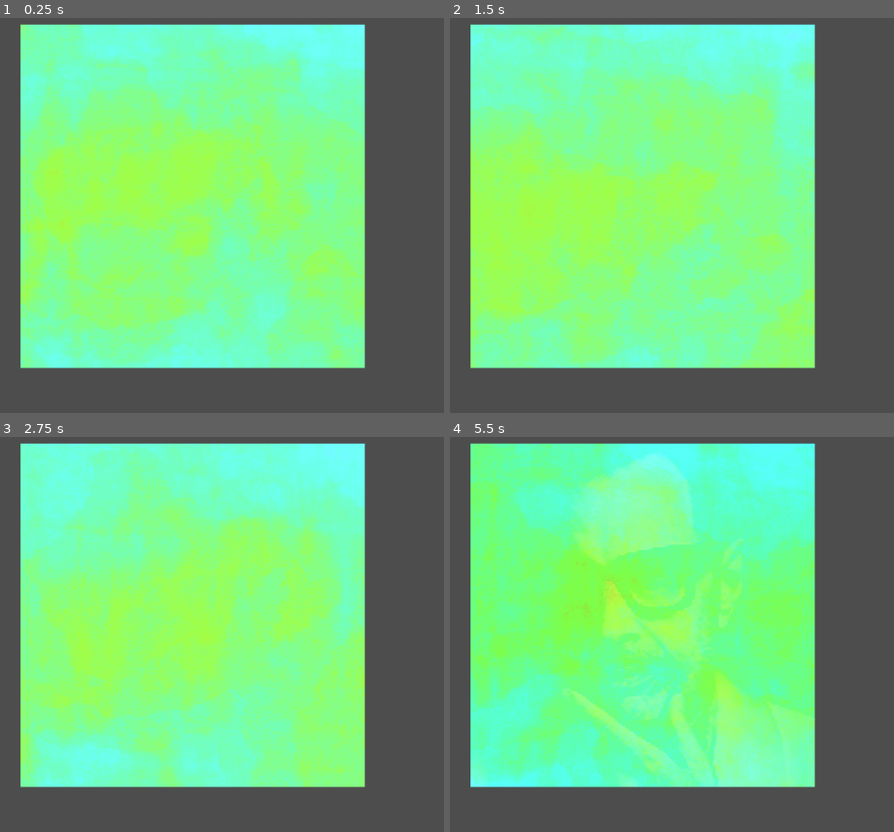
Above: before the commit, frames 1-4 (two rows, left to right).
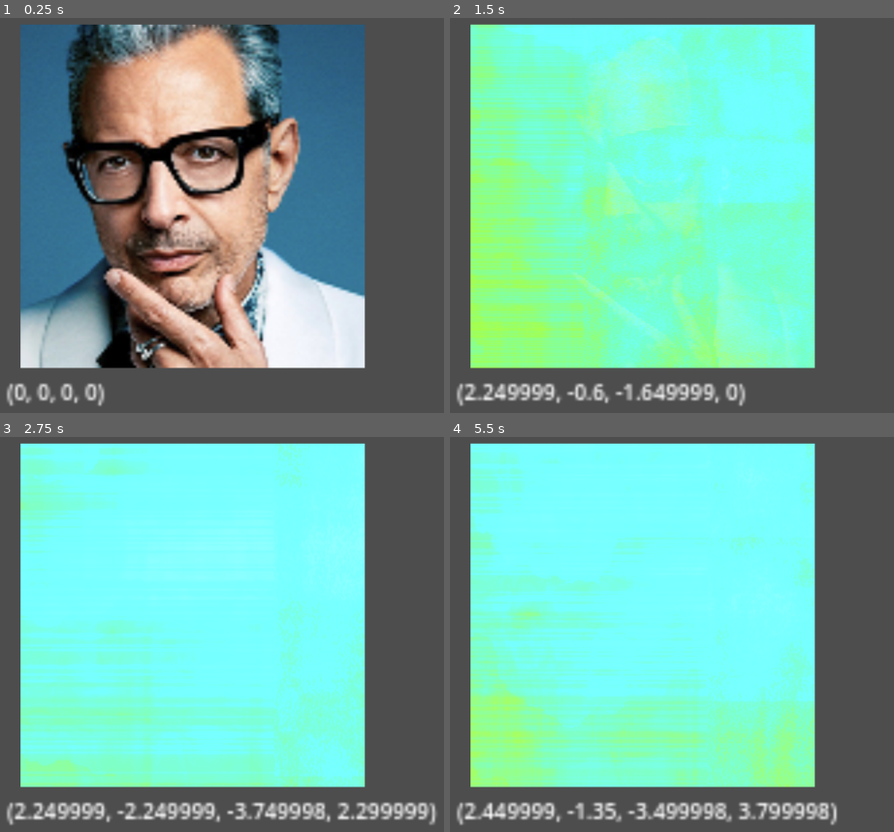
Above: after the commit, the same moments.

Repository: orangeoceans/infinite-square-well
Game: Godot game, scene res://assets/scenes/grid_controller.tscn
The game is run twice, just before and just after one commit, with the same random seed, the same clock (stepped at 60 frames per second) and the same inputs.
Inputs:
- Up to frame 1 (0.25 s): no input
- Up to frame 2 (1.5 s): hold D 0.53-1.28 s; hold Q 0.53-1.28 s; tap E at 0.8, 1.35 s; hold S from 1.28 s (still down)
- Up to frame 3 (2.75 s): tap R at 1.55 s; release S at 2.03 s; hold D from 2.03 s (still down); hold R from 2.03 s (still down); tap F at 2.3 s
- Up to frame 4 (5.5 s): release D at 2.78 s; release R at 2.78 s; hold W 2.78-3.53 s; tap F at 2.85, 5.3 s; tap Q at 3.05 s; hold Q 3.53-4.28 s; hold A 3.53-5.03 s; tap E at 3.8, 4.35 s; tap R at 4.55 s; hold S from 5.03 s (still down); hold R from 5.03 s (still down)

The runs differ from the first frame. In frame 1, 68% of the frame differs, in the area x 1-83%, y 1-99%; in frame 2, 56%; in frame 3, 63%; in frame 4, 67%.

Commit message:
Add movement

Diff:
--- /dev/null
+++ b/assets/scenes/Square.gd
@@ -0,0 +1,38 @@
+extends Sprite2D
+
+# Speed to modify the vec4 components
+var speed: float = 0.05
+
+@onready var pos_label: Label = $Position
+
+func _ready():
+	# Make sure the node has a material and that it's a ShaderMaterial
+	assert(self.material is ShaderMaterial)
+	pos_label.text = str(self.material.get_shader_parameter("pos"))
+
+func _process(delta):
+	if Input.is_key_pressed(KEY_Q):
+		modify_shader_pos(0, speed)
+	elif Input.is_key_pressed(KEY_A):
+		modify_shader_pos(0, -speed)
+
+	if Input.is_key_pressed(KEY_W):
+		modify_shader_pos(1, speed)
+	elif Input.is_key_pressed(KEY_S):
+		modify_shader_pos(1, -speed)
+
+	if Input.is_key_pressed(KEY_E):
+		modify_shader_pos(2, speed)
+	elif Input.is_key_pressed(KEY_D):
+		modify_shader_pos(2, -speed)
+
+	if Input.is_key_pressed(KEY_R):
+		modify_shader_pos(3, speed)
+	elif Input.is_key_pressed(KEY_F):
+		modify_shader_pos(3, -speed)
+
+func modify_shader_pos(index: int, amount: float):
+	var pos: Vector4 = self.material.get_shader_parameter("pos")
+	pos[index] += amount
+	pos_label.text = str(pos)
+	self.material.set_shader_parameter("pos", pos)
--- a/assets/scenes/grid_controller.tscn
+++ b/assets/scenes/grid_controller.tscn
@@ -8,9 +8,11 @@
 [ext_resource type="Texture2D" uid="uid://do5naernrfrbc" path="res://assets/sprites/x_clouds.png" id="4_ct6wk"]
 [ext_resource type="Texture2D" uid="uid://qgd5c3gyljk8" path="res://assets/sprites/y_clouds.png" id="5_0x1rx"]
 [ext_resource type="Texture2D" uid="uid://bljqvuau0fkov" path="res://assets/sprites/z_clouds.png" id="6_f78ar"]
+[ext_resource type="Script" path="res://assets/scenes/Square.gd" id="9_eesob"]
 
 [sub_resource type="ShaderMaterial" id="ShaderMaterial_3qyy5"]
 shader = ExtResource("1_gna3i")
+shader_parameter/pos = Vector4(0, 0, 0, 0)
 shader_parameter/jeff_pos = Vector4(0, 0, 0, 0)
 shader_parameter/w_clouds = ExtResource("3_0ovnu")
 shader_parameter/x_clouds = ExtResource("4_ct6wk")
@@ -19,11 +21,23 @@
 shader_parameter/cloud_gradient = ExtResource("2_3sckf")
 shader_parameter/jeff_texture = ExtResource("2_erd2o")
 
+[sub_resource type="LabelSettings" id="LabelSettings_4lalk"]
+font_size = 8
+
 [node name="GridController" type="Node2D"]
 
-[node name="Sprite2D" type="Sprite2D" parent="."]
+[node name="Square" type="Sprite2D" parent="."]
 texture_repeat = 3
 material = SubResource("ShaderMaterial_3qyy5")
 position = Vector2(526, 283)
 scale = Vector2(4, 4)
 texture = ExtResource("3_jsfo5")
+script = ExtResource("9_eesob")
+
+[node name="Position" type="Label" parent="Square"]
+offset_left = -69.0
+offset_top = 67.0
+offset_right = -29.0
+offset_bottom = 82.0
+text = "(0, 0, 0, 0)"
+label_settings = SubResource("LabelSettings_4lalk")
--- a/assets/shaders/pixel_shader.gdshader
+++ b/assets/shaders/pixel_shader.gdshader
@@ -1,4 +1,6 @@
 shader_type canvas_item;
+
+uniform vec4 pos = vec4(1.0, 1.0, 1.0, 1.0);
 
 uniform sampler2D w_clouds;
 uniform sampler2D x_clouds;
@@ -9,9 +11,9 @@
 uniform sampler2D jeff_texture;
 uniform vec4 jeff_pos = vec4(1.0, 1.0, 1.0, 1.0);
 const vec4 jeff_vecs[] = {
-	vec4(0.4, 0.8, 0.2, 0.4),
-	vec4(-0.824, 0.137, 0.549, 0.0),
-	vec4(0.658, -0.658, -0.164, -0.329)
+	vec4(1, 0, 0, 0),
+	vec4(0, 1, 0, 0),
+	vec4(0, 0, -0.7071, -0.7071)
 };
 
 const float cloud_size = 2048.;
@@ -22,7 +24,7 @@
 	// Project point onto line, then calculate distance
 	vec4 v = point - line_p;
 	vec4 closest_p = line_p + (dot(v, line_v) * line_v);
-	return clamp(distance(closest_p, point), 0.0, 1.0);
+	return clamp(distance(closest_p, point)/2., 0.0, 1.0);
 }
 
 void vertex() {
@@ -42,7 +44,7 @@
 }
 
 void fragment() {
-	vec4 pos = vec4(sin(TIME)+1., sin(TIME*0.5)+1., sin(TIME*0.8)+1., sin(TIME*1.2)+1.);
+	//vec4 pos = vec4(sin(TIME)+1., sin(TIME*0.5)+1., sin(TIME*0.8)+1., sin(TIME*1.2)+1.);
 	vec4 jeff_sample = texture(jeff_texture, UV);
 	vec3 jeff_dists = vec3(point_line_distance(pos, jeff_pos, jeff_vecs[0]), point_line_distance(pos, jeff_pos, jeff_vecs[1]), point_line_distance(pos, jeff_pos, jeff_vecs[2]));
 	float r = clamp(jeff_sample[0] - jeff_dists[0], 0.0, 1.0);
@@ -58,7 +60,7 @@
 
 	// COLOR = clouds_rgb;
 	COLOR = vec4(
-		r + clouds_rgb[0]*jeff_dists[0],
-		g + clouds_rgb[1]*jeff_dists[1],
-		b + clouds_rgb[2]*jeff_dists[2], 1.0);
+		r + clamp(clouds_rgb[0]*(0.5*jeff_dists[0] + 0.3*jeff_dists[1] + 0.3*jeff_dists[2]), 0.0, 1.0),
+		g + clamp(clouds_rgb[1]*(0.3*jeff_dists[0] + 0.5*jeff_dists[1] + 0.3*jeff_dists[2]), 0.0, 1.0),
+		b + clamp(clouds_rgb[2]*(0.3*jeff_dists[0] + 0.3*jeff_dists[1] + 0.5*jeff_dists[2]), 0.0, 1.0), 1.0);
 }
Not shown: 1 places in assets/scenes/grid_controller.tscn that only renumber resources
Empty file removed: assets/scripts/grid_controller.gd
